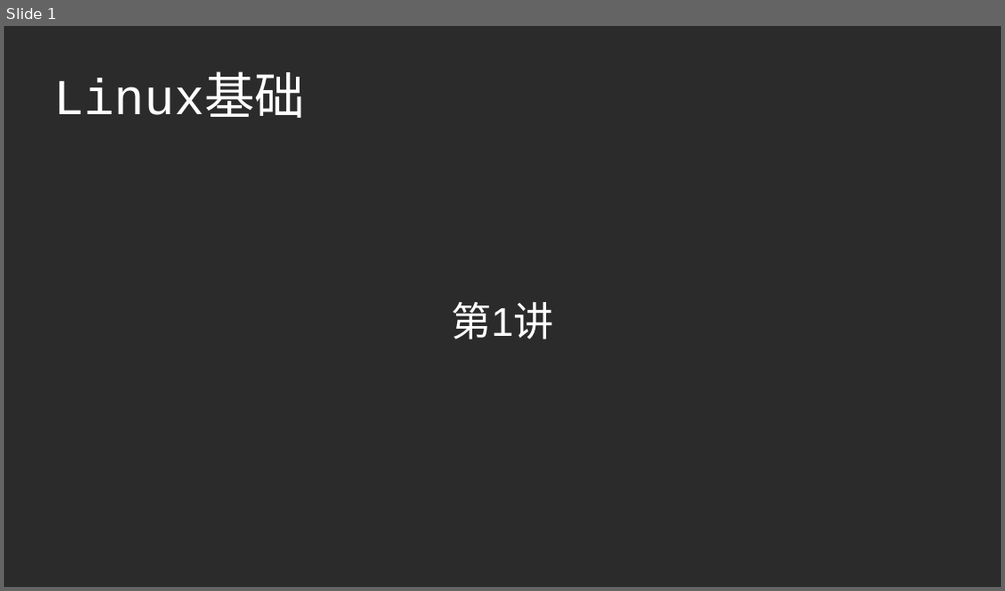
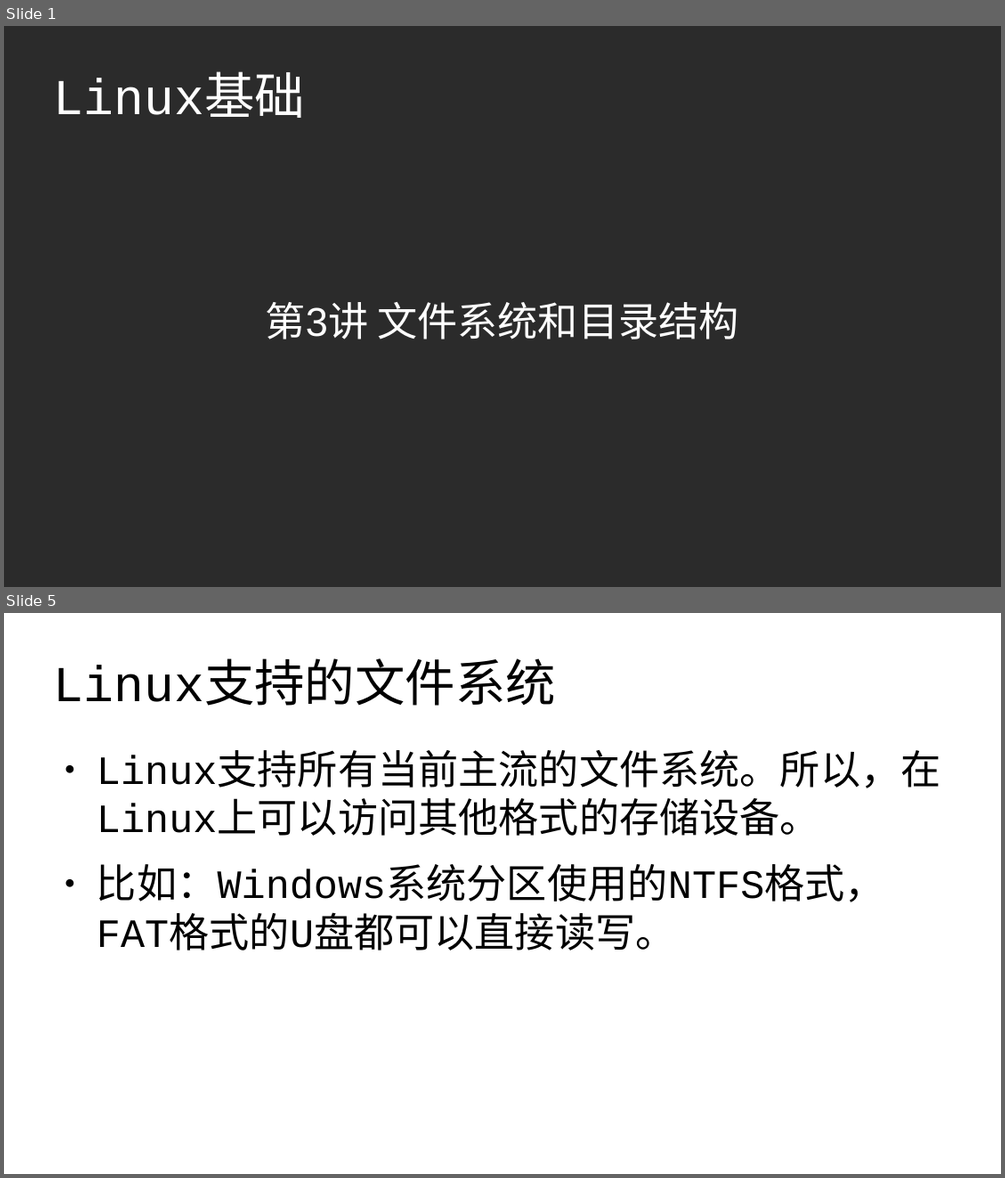
Before and after one commit to master-genius/linux-system, a slide deck: ch03/ch03-文件系统和目录结构.odp. Shown one above the other, each under a label of ours: slide 1 before the commit, slides 1 and 5 after it; the slides between them are not shown. The pictures are 1005x591 and 1005x1178 pixels, drawn with LibreOffice and Linux fonts; fonts in the diff are those of the drawing; background and template pictures are left out; a plain dark background stands for a picture behind light text. Boxes give left, top, right and bottom in pixels: in the first picture for what was removed or moved away, otherwise in the second. Text is boxed around its words. In the diff, an @@ line names an element or a change of style, - is before the commit and + after.

```diff
--- a/ch03/ch03-文件系统和目录结构.odp
+++ b/ch03/ch03-文件系统和目录结构.odp
@@ slide 5 added at [4, 613, 1001, 1174], background #FFFFFF @@
@@ title added at [54, 665, 556, 706], 40 pt, text #000000 @@
+Linux支持的文件系统
@@ text added at [97, 755, 941, 950], 32 pt, text #000000 @@
+● Linux支持所有当前主流的文件系统。所以，在Linux上可以访问其他格式的存储设备。
+● 比如：Windows系统分区使用的NTFS格式，FAT格式的U盘都可以直接读写。
@@ slide 1 changed as well @@
@@ subtitle at [266, 302, 738, 339]: text changed @@
-第1讲
+第3讲 文件系统和目录结构
```
Also in this commit, not shown: 14 other slides added, 1 slide removed.
